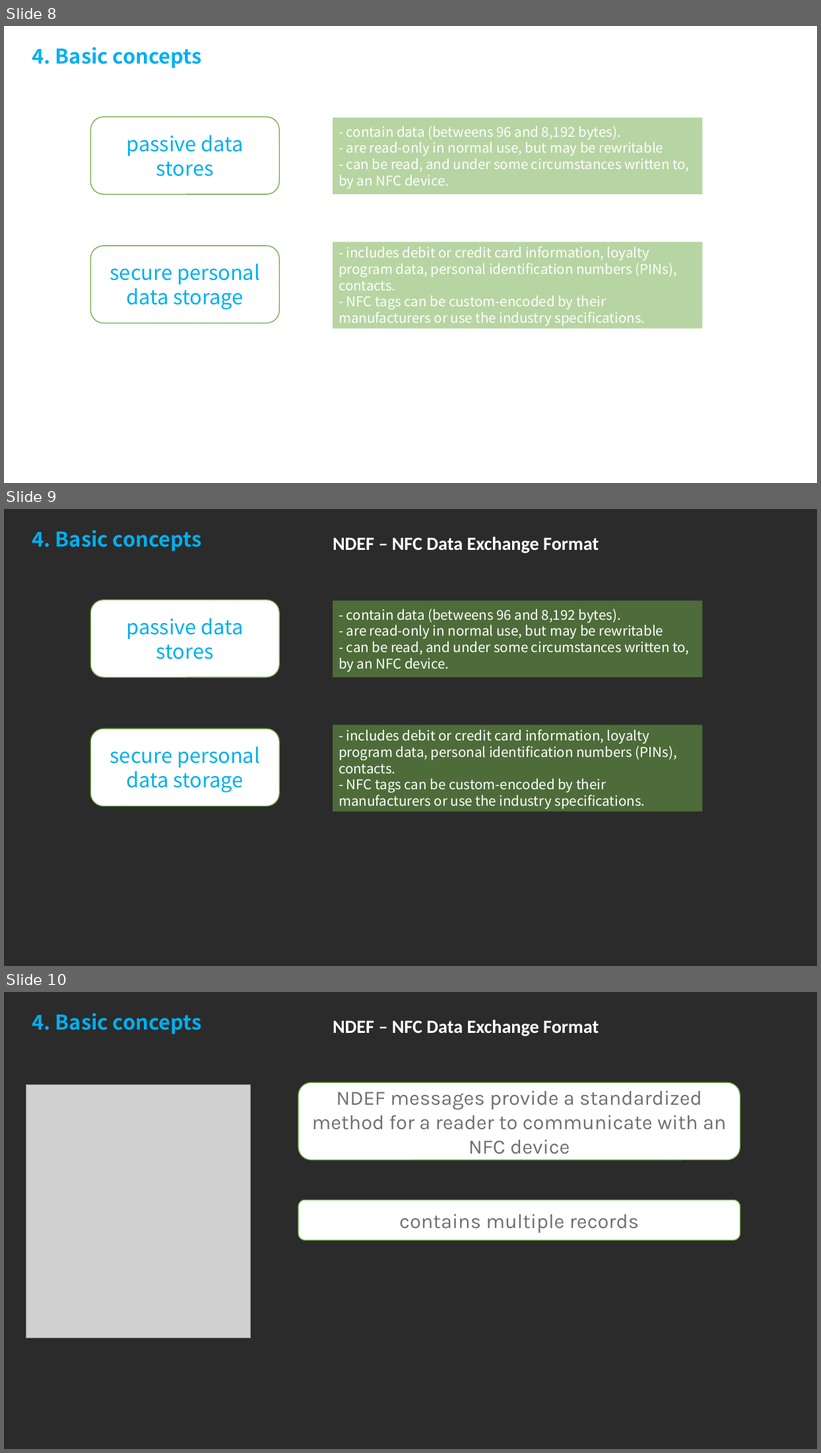
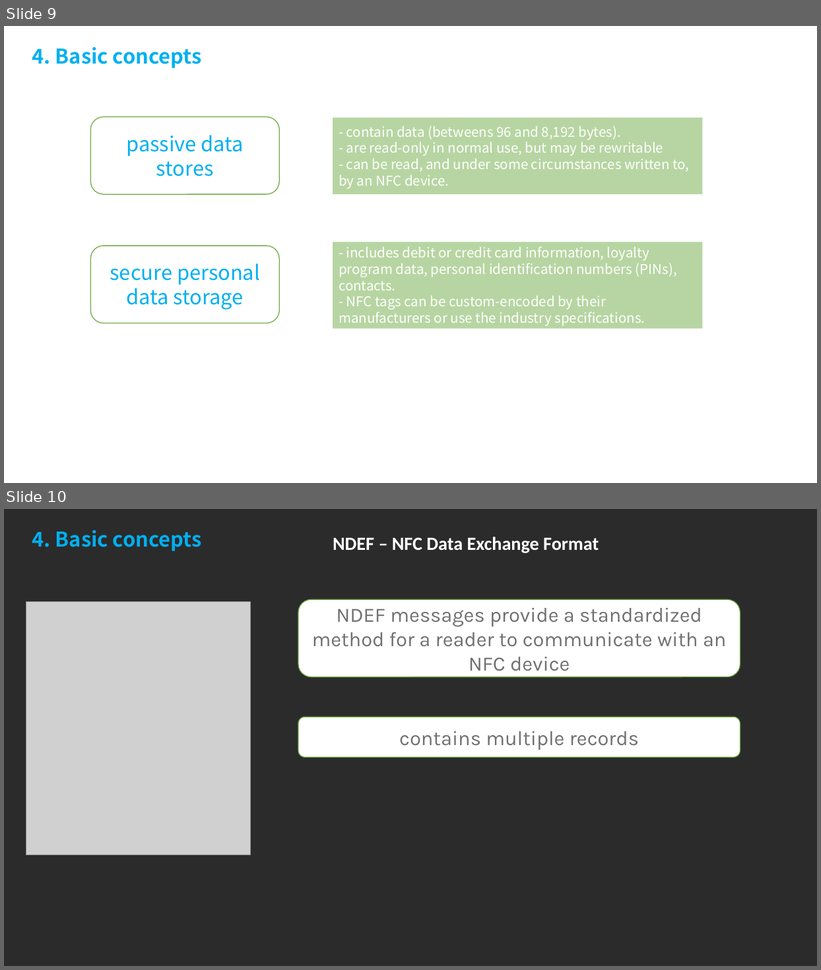
Before and after one commit to Tan2NT/nfc_workshop, a slide deck: NFC Technology workshop.pptx. Shown one above the other, each under a label of ours: slides 8, 9 and 10 before the commit, slides 9 and 10 after it. The pictures are 821x1453 and 821x970 pixels, drawn with LibreOffice and Linux fonts; fonts in the diff are those of the drawing; grey boxes stand for pictures; background and template pictures are left out; a plain dark background stands for a picture behind light text. Boxes give left, top, right and bottom in pixels: in the first picture for what was removed or moved away, otherwise in the second. Text is boxed around its words. In the diff, an @@ line names an element or a change of style, - is before the commit and + after.

```diff
--- a/NFC Technology workshop.pptx
+++ b/NFC Technology workshop.pptx
@@ slide 9 removed at bbox=[4, 509, 817, 966], background picture (left out) @@
@@ text removed at bbox=[32, 530, 201, 551] @@
-4. Basic concepts
@@ text removed at bbox=[333, 537, 599, 553] @@
-NDEF – NFC Data Exchange Format
@@ rounded rectangle removed at bbox=[90, 600, 280, 677] @@
-passive data stores
@@ rectangle removed at bbox=[333, 601, 702, 677] @@
-- contain data (betweens 96 and 8,192 bytes).
-- are read-only in normal use, but may be rewritable
-- can be read, and under some circumstances written to, by an NFC device.
@@ rectangle removed at bbox=[333, 725, 702, 811] @@
-- includes debit or credit card information, loyalty program data, personal identification numbers (PINs), contacts.
-- NFC tags can be custom-encoded by their manufacturers or use the industry specifications.
@@ rounded rectangle removed at bbox=[90, 729, 280, 807] @@
-secure personal data storage
@@ what was slide 8 is now slide 9 @@
```
Also in this commit, not shown: 3 slides changed, 12 slides added, 13 other slides removed.
